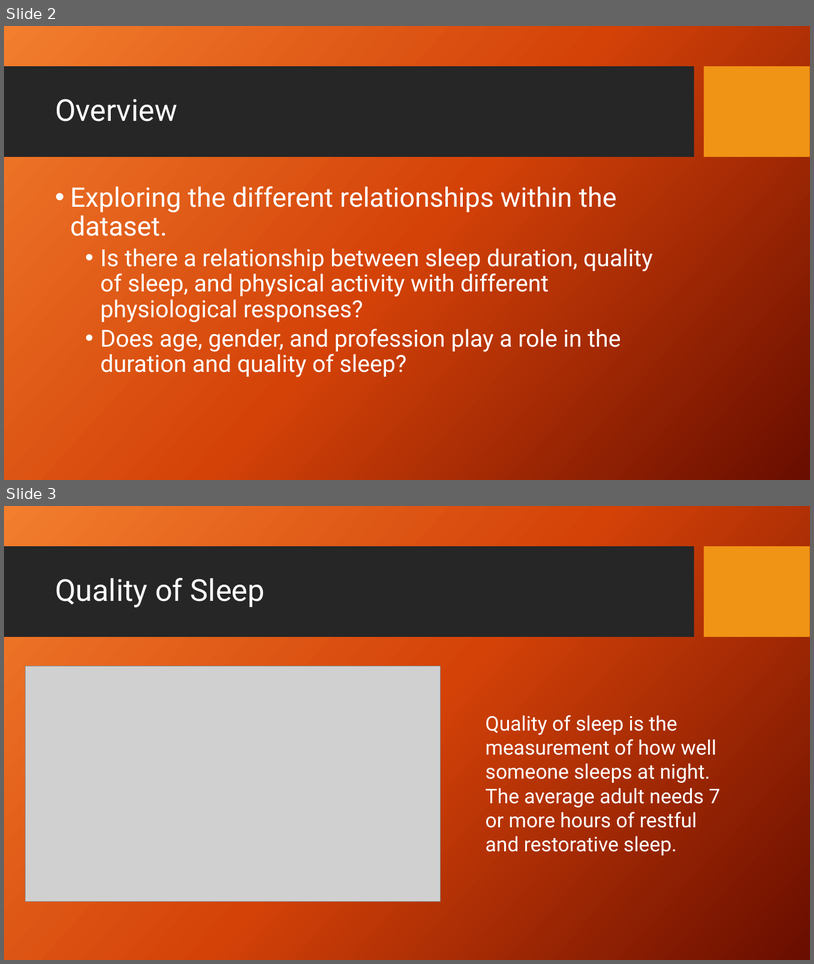
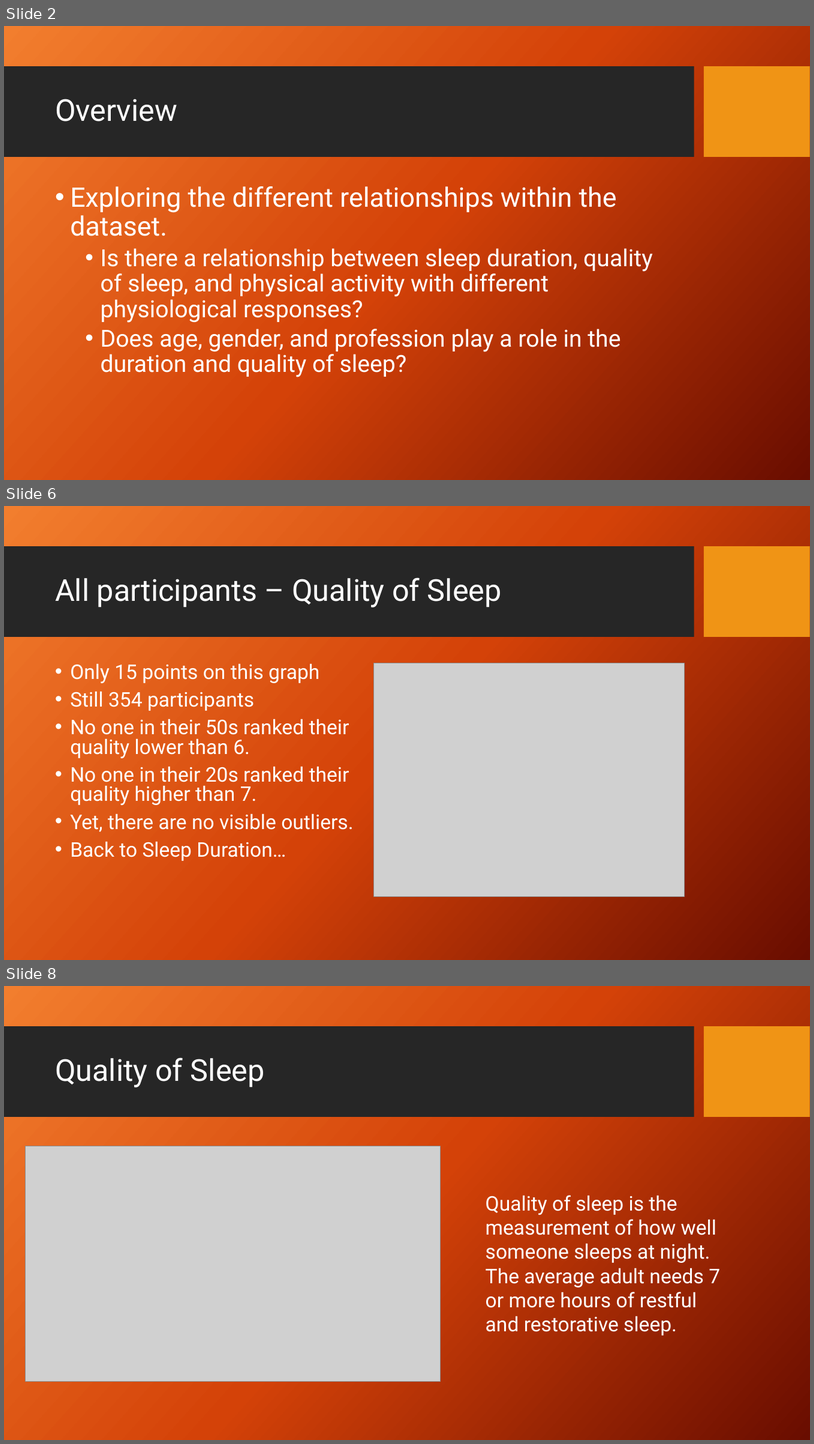
Before and after one commit to jaredsletto/Project_1, a slide deck: Project 1 - Sleep Project.pptx. Shown one above the other, each under a label of ours: slides 2 and 3 before the commit, slides 2, 6 and 8 after it; the slides between them are not shown. The pictures are 814x964 and 814x1444 pixels, drawn with LibreOffice and Linux fonts; fonts in the diff are those of the drawing; grey boxes stand for pictures; background and template pictures are left out. Boxes give left, top, right and bottom in pixels: in the first picture for what was removed or moved away, otherwise in the second. Text is boxed around its words. In the diff, an @@ line names an element or a change of style, - is before the commit and + after.

```diff
--- a/Project 1 - Sleep Project.pptx
+++ b/Project 1 - Sleep Project.pptx
@@ slide 6 added at (4,506,810,960), background picture (left out); not listed: 2 template elements that a slide beside it also shows @@
@@ title added at (55,577,502,607), 36 pt, text #FFFFFF @@
+All participants – Quality of Sleep
@@ text added at (70,663,353,861), 24 pt, text #FFFFFF @@
+• Only 15 points on this graph
+• Still 354 participants
+• No one in their 50s ranked their quality lower than 6.
+• No one in their 20s ranked their quality higher than 7.
+• Yet, there are no visible outliers.
+• Back to Sleep Duration…
@@ picture added at (374,663,685,897) @@
@@ what was slide 3 is now slide 8 @@
```
Also in this commit, not shown: 4 other slides added.
